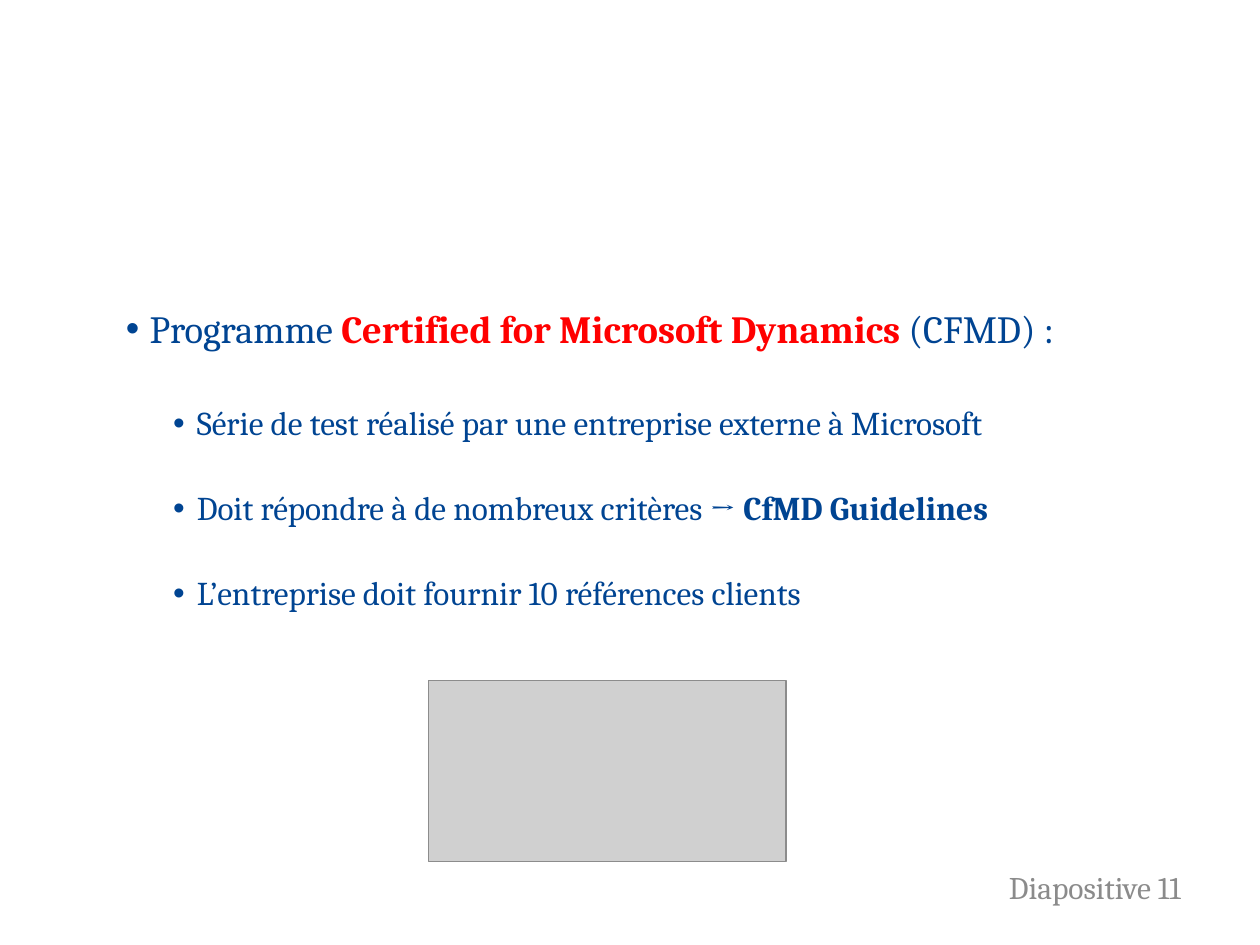
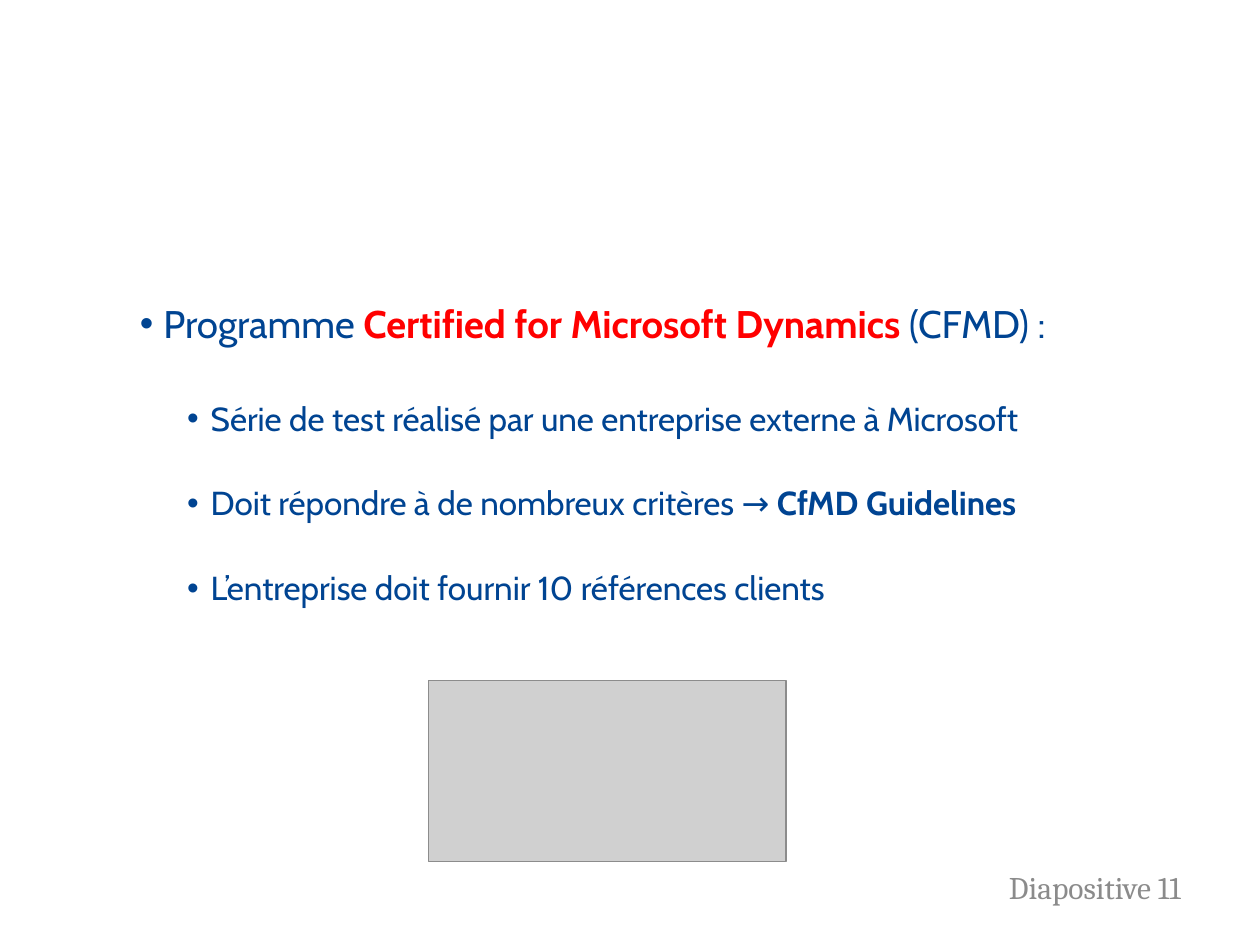
Before and after one commit to FlorentALAPETITE/Rapport_Stage_2017, a slide deck: slide 11 of Soutenance_Stage.pptx. Drawn at 1260x945 pixels with LibreOffice and Linux fonts; fonts in the diff are those of the drawing; grey boxes stand for pictures; background and template pictures are left out. Boxes give left, top, right and bottom in pixels: in the first picture for what was removed or moved away, otherwise in the second. Text is boxed around its words. In the diff, an @@ line names an element or a change of style, - is before the commit and + after.

```diff
--- a/Soutenance_Stage.pptx
+++ b/Soutenance_Stage.pptx
@@ text "Programme Certified for Microsoft Dynamics ..." moved from (x1=150, y1=315, x2=1036, y2=612) to (x1=163, y1=309, x2=1029, y2=608) @@
@@ text "Programme Certified for Microsoft Dynamics ..." at (x1=163, y1=309, x2=1029, y2=608): font Cambria to Cabin @@
```
Also in this commit, not shown: 12 other slides changed, 8 slides added, 2 slides removed, 26 other files.
